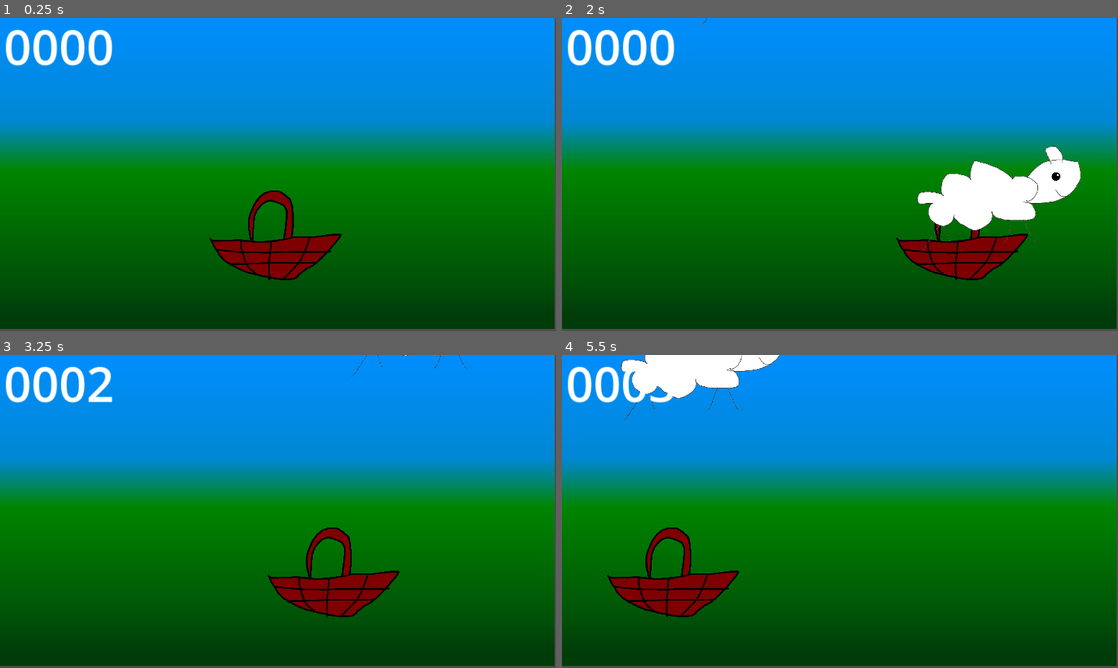
Above: before the commit, frames 1-4 (two rows, left to right).
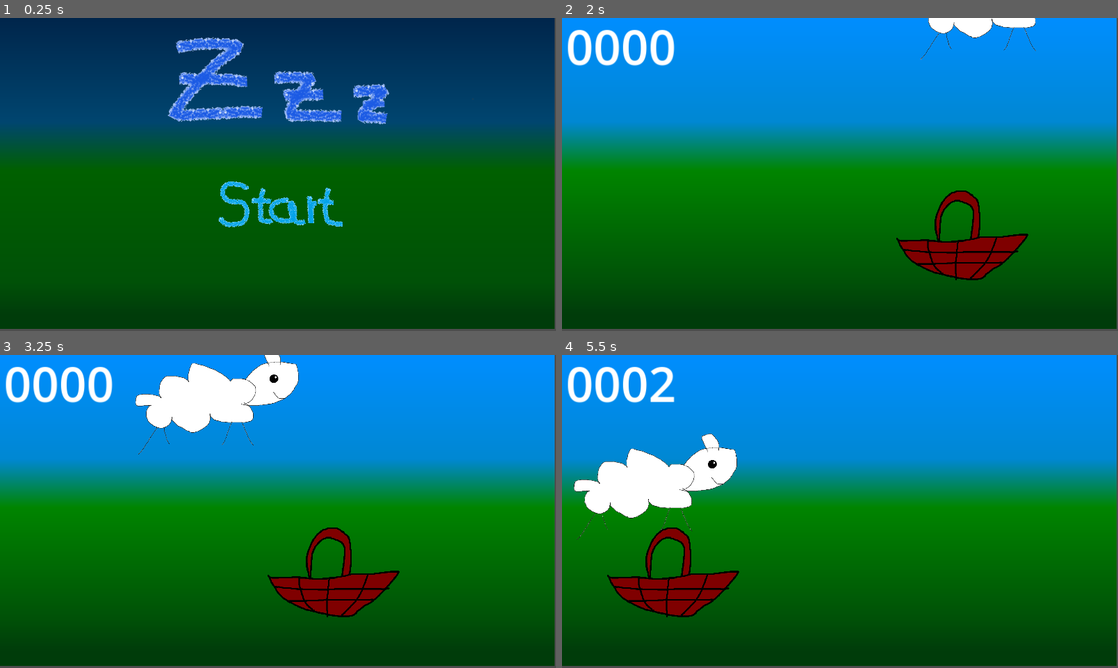
Above: after the commit, the same moments.

Repository: Glow-Project/gwj-55
Game: Godot game, scene res://menu.tscn
Two runs of this game, one before a commit and one after it. Both use one fixed random seed, a clock stepped at 60 frames per second and the inputs below. Before the commit the project starts from res://game.tscn.
Inputs (mouse positions are in pixels of both pictures, inside the frame that each line leads up to):
- Up to frame 1 (0.25 s): no input
- Up to frame 2 (2 s): click (840, 205) at 0.52 s; move the mouse to (962, 158) at 1.27 s
- Up to frame 3 (3.25 s): move the mouse to (166, 527) at 2.02 s; move the mouse to (333, 442) at 2.77 s
- Up to frame 4 (5.5 s): move the mouse to (812, 574) at 3.52 s; move the mouse to (1006, 558) at 4.27 s; move the mouse to (673, 464) at 5.02 s

The runs differ from the first frame. In frame 1, 63% of the frame differs, in the area x 0-100%, y 0-84%; in frame 2, 5.0%; in frame 3, 4.4%; in frame 4, 6.6%.

Commit message:
project: make menu the main scene

Diff:
--- a/project.godot
+++ b/project.godot
@@ -11,7 +11,7 @@
 [application]
 
 config/name="zzz"
-run/main_scene="res://game.tscn"
+run/main_scene="res://menu.tscn"
 config/features=PackedStringArray("4.0", "GL Compatibility")
 config/icon="res://icon.svg"
 
